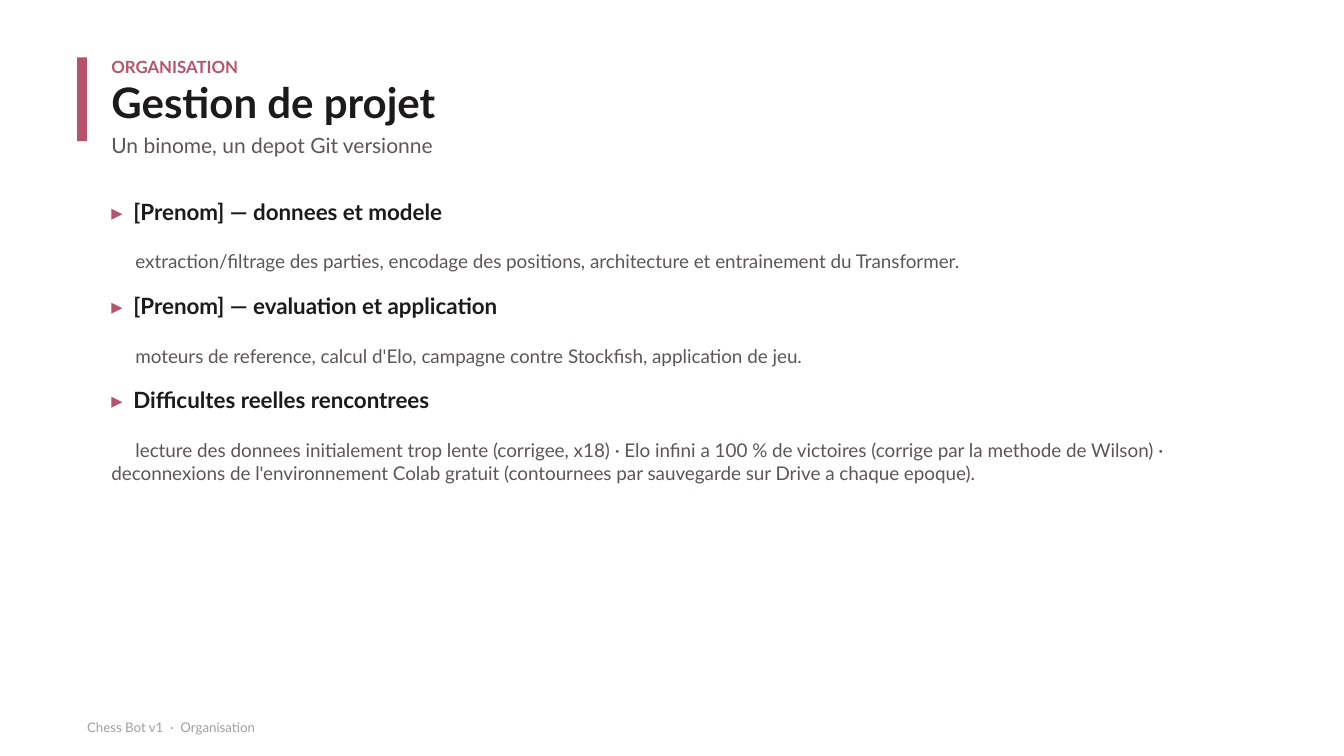
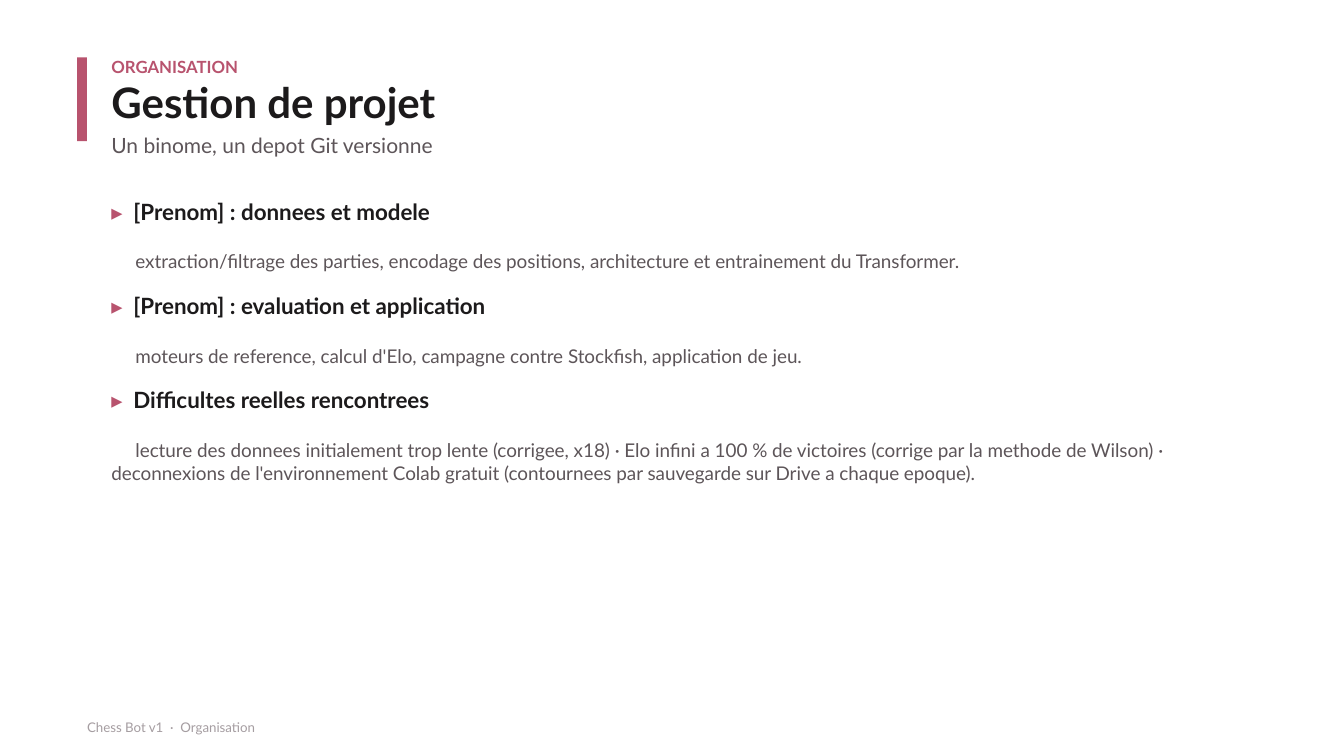
Before and after one commit to naadjath/chess-bot-v1, a slide deck: slide 16 of LIVRABLES/6-Soutenance/Soutenance.pptx. Drawn at 1344x756 pixels with LibreOffice and Linux fonts; fonts in the diff are those of the drawing. Boxes give left, top, right and bottom in pixels: in the first picture for what was removed or moved away, otherwise in the second. Text is boxed around its words. In the diff, an @@ line names an element or a change of style, - is before the commit and + after.

```diff
--- a/LIVRABLES/6-Soutenance/Soutenance.pptx
+++ b/LIVRABLES/6-Soutenance/Soutenance.pptx
@@ text at (x1=133, y1=202, x2=430, y2=224): text changed @@
-▸ [Prenom] — donnees et modele
+▸ [Prenom] : donnees et modele
@@ text at (x1=133, y1=296, x2=486, y2=318): text changed @@
-▸ [Prenom] — evaluation et application
+▸ [Prenom] : evaluation et application
```
Also in this commit, not shown: 11 other slides changed, 3 other files.
